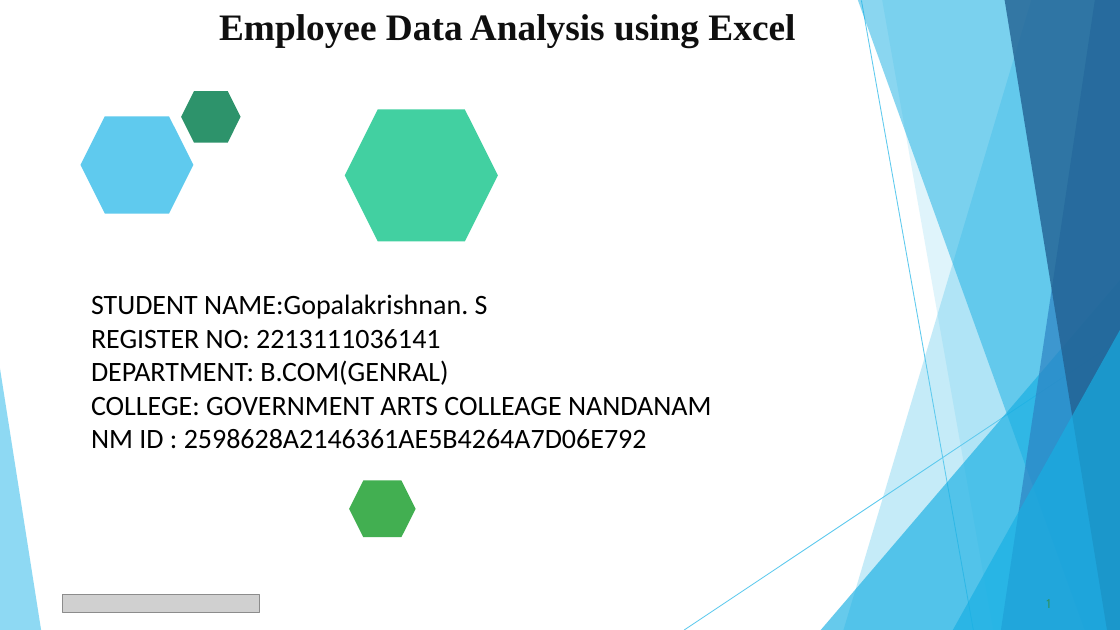
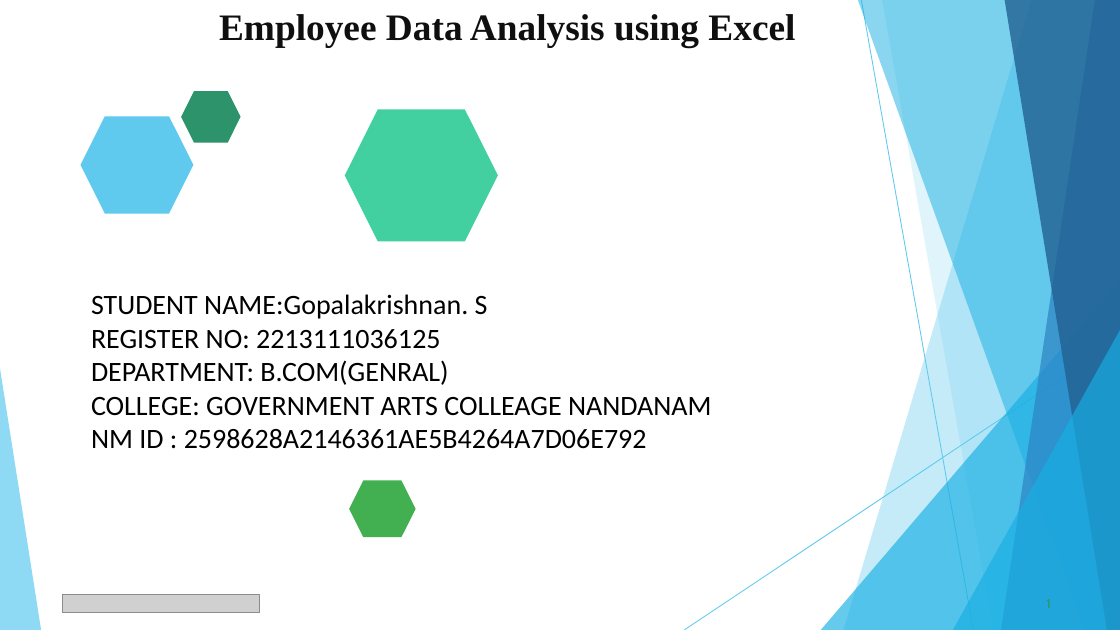
Before and after one commit to Gopalgopal28/TNSDC-DATA-ANALYTCS-, a slide deck: slide 1 of Employee_Data_Analysis_2 (6) ppt.pptx Gopalakrishnan. s.pptx. Drawn at 1120x630 pixels with LibreOffice and Linux fonts; fonts in the diff are those of the drawing; grey boxes stand for pictures. Boxes give left, top, right and bottom in pixels: in the first picture for what was removed or moved away, otherwise in the second. Text is boxed around its words. In the diff, an @@ line names an element or a change of style, - is before the commit and + after.

```diff
--- a/Employee_Data_Analysis_2 (6) ppt.pptx Gopalakrishnan. s.pptx
+++ b/Employee_Data_Analysis_2 (6) ppt.pptx Gopalakrishnan. s.pptx
@@ text at [91, 329, 441, 349]: text changed @@
-REGISTER NO: 2213111036141
+REGISTER NO: 2213111036125
```
